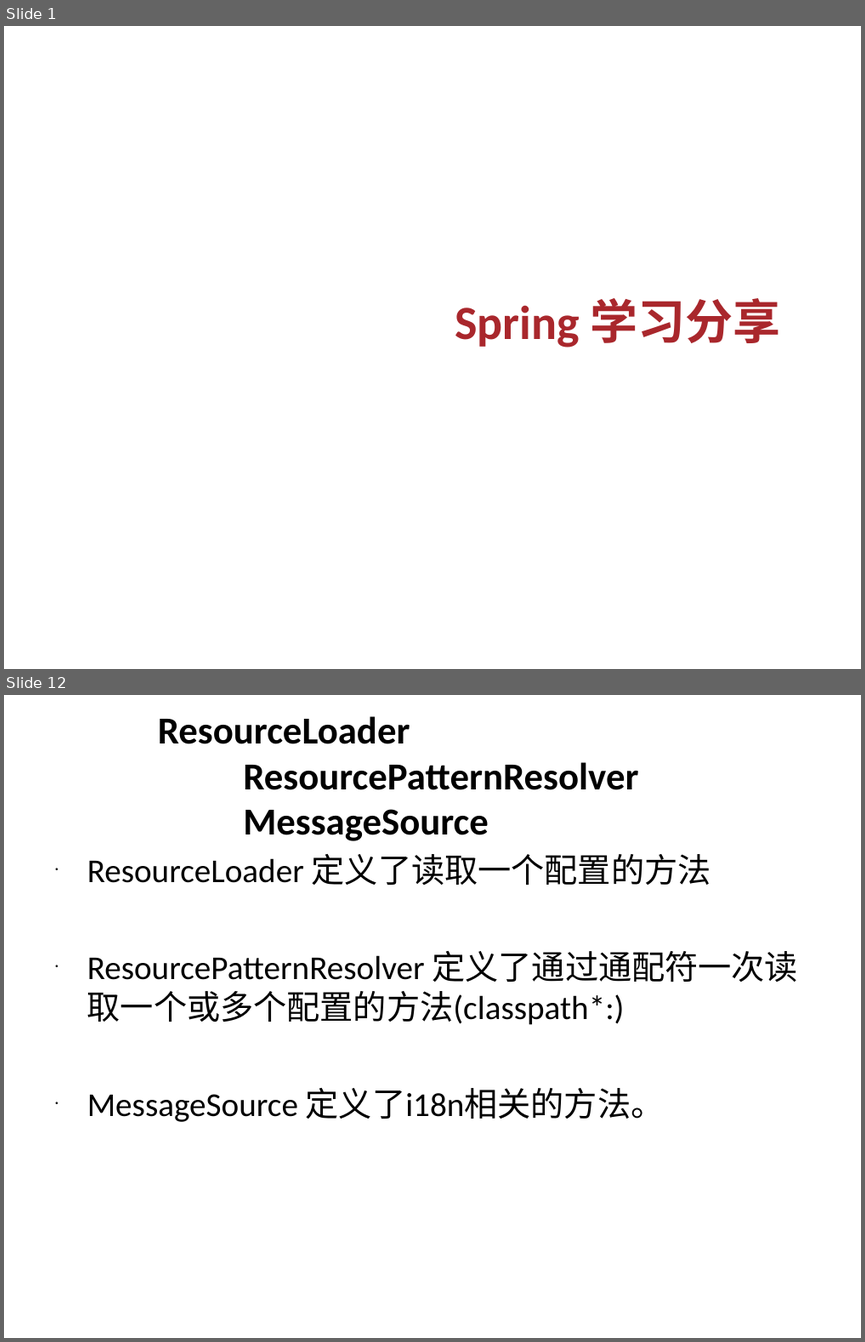
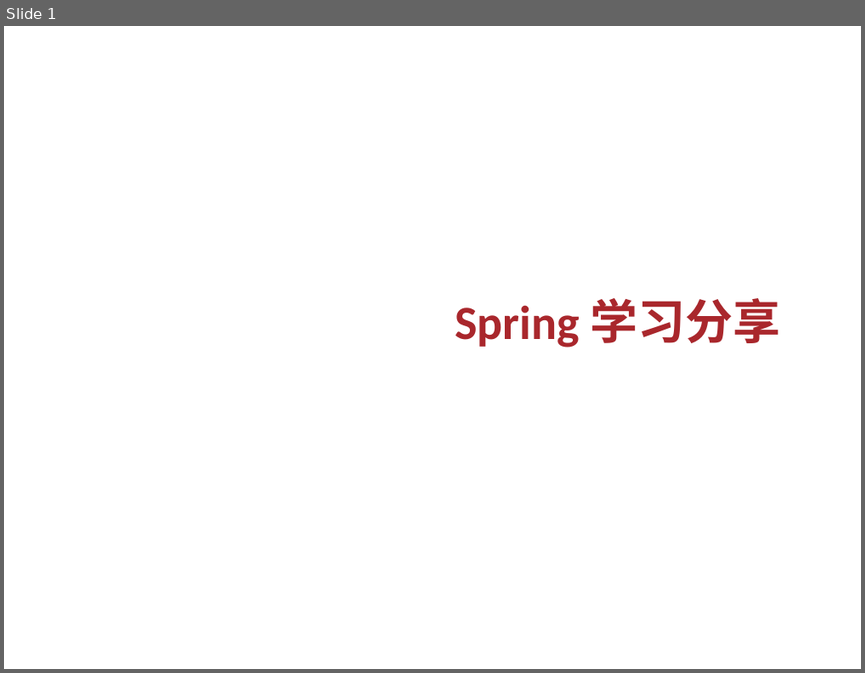
Before and after one commit to burstinair/clouddrive, a slide deck: Spring 学习分享.ppt. Shown one above the other, each under a label of ours: slides 1 and 12 before the commit, slide 1 after it; the slides between them are not shown. The pictures are 865x1342 and 865x673 pixels, drawn with LibreOffice and Linux fonts; fonts in the diff are those of the drawing; background and template pictures are left out. Boxes give left, top, right and bottom in pixels: in the first picture for what was removed or moved away, otherwise in the second. Text is boxed around its words. In the diff, an @@ line names an element or a change of style, - is before the commit and + after.

```diff
--- a/Spring 学习分享.ppt
+++ b/Spring 学习分享.ppt
@@ slide 12 removed at [4,695,861,1338], background picture (left out) @@
@@ title removed at [158,716,638,841] @@
-ResourceLoader
-ResourcePatternResolver
-MessageSource
@@ text removed at [87,854,799,1122] @@
-• ResourceLoader 定义了读取一个配置的方法
-• ResourcePatternResolver 定义了通过通配符一次读取一个或多个配置的方法(classpath*:)
-• MessageSource 定义了i18n相关的方法。
```
Also in this commit, not shown: 53 slides changed, 1 slide added, 3 other slides removed.
